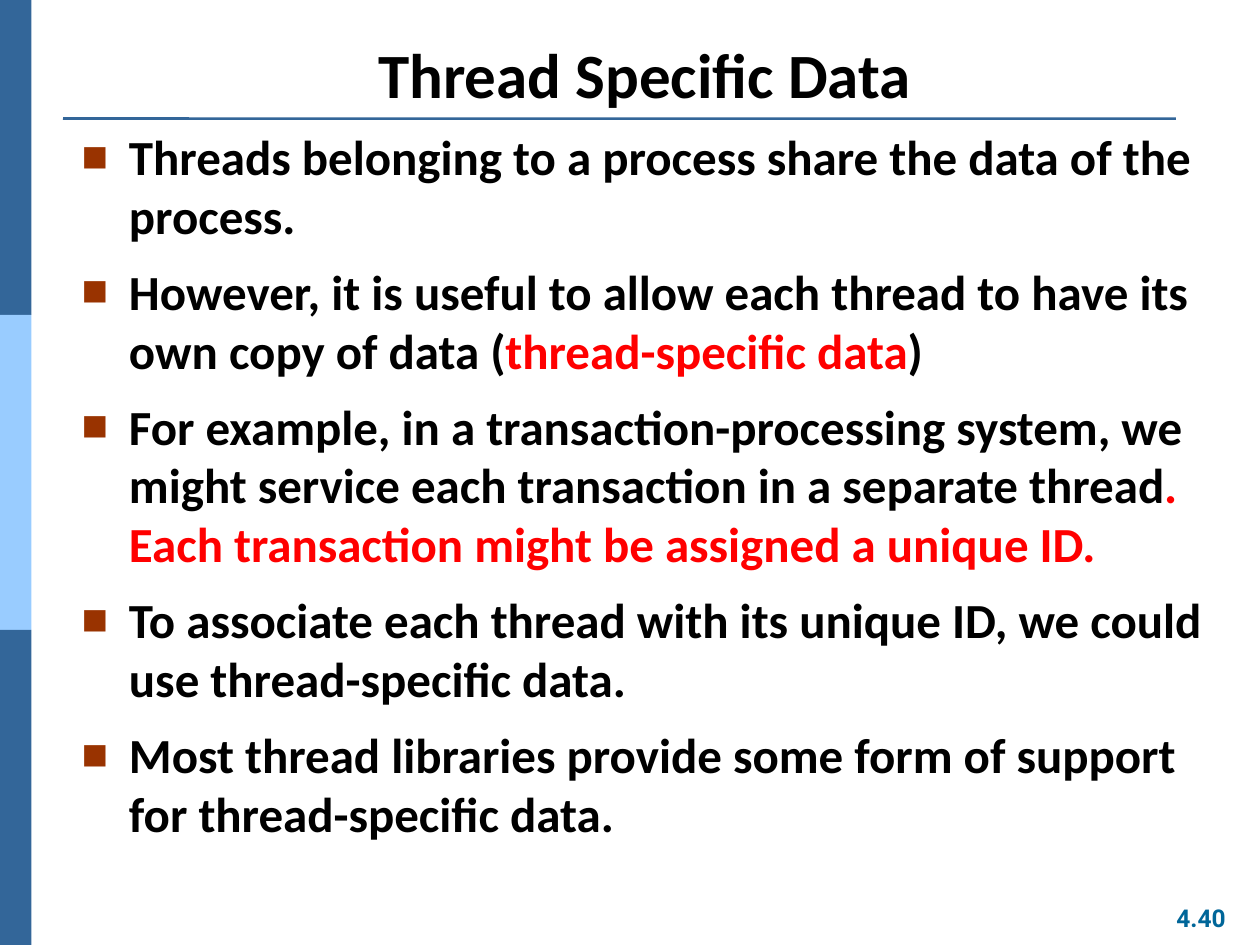
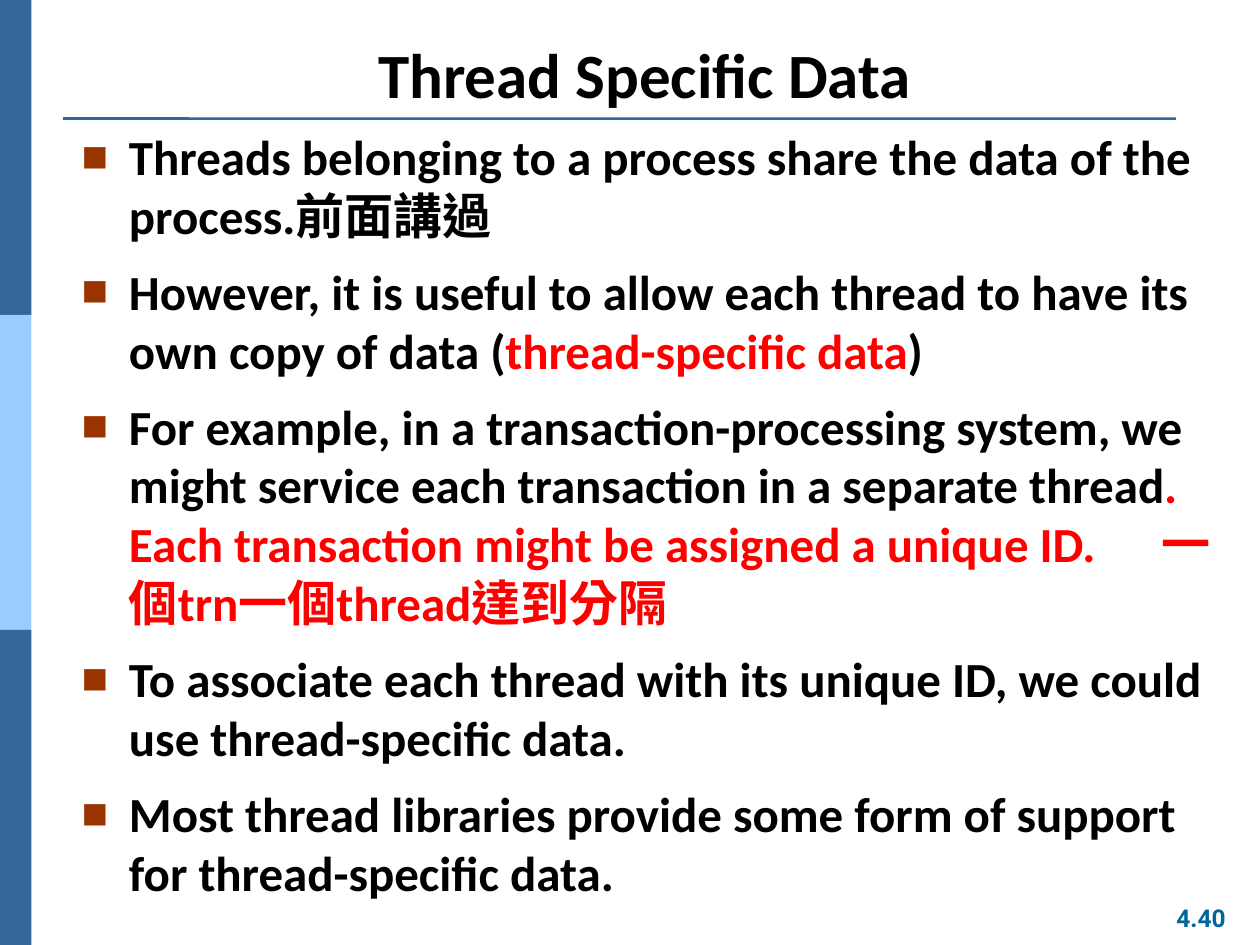
Before and after one commit to Yang09701194/OS_Learning, a slide deck: slide 40 of ch04.pptx. Drawn at 1260x945 pixels with LibreOffice and Linux fonts; fonts in the diff are those of the drawing. Boxes give left, top, right and bottom in pixels: in the first picture for what was removed or moved away, otherwise in the second. Text is boxed around its words. In the diff, an @@ line names an element or a change of style, - is before the commit and + after.

```diff
--- a/ch04.pptx
+++ b/ch04.pptx
@@ text at [129,140,1191,242]: text changed @@
-■ Threads belonging to a process share the data of the process.
+■ Threads belonging to a process share the data of the process.前面講過
@@ text at [129,410,1211,626]: text changed @@
-■ For example, in a transaction-processing system, we might service each transaction in a separate thread. Each transaction might be assigned a unique ID.
+■ For example, in a transaction-processing system, we might service each transaction in a separate thread. Each transaction might be assigned a unique ID. 一個trn一個thread達到分隔
```
Also in this commit, not shown: 6 other slides changed.
